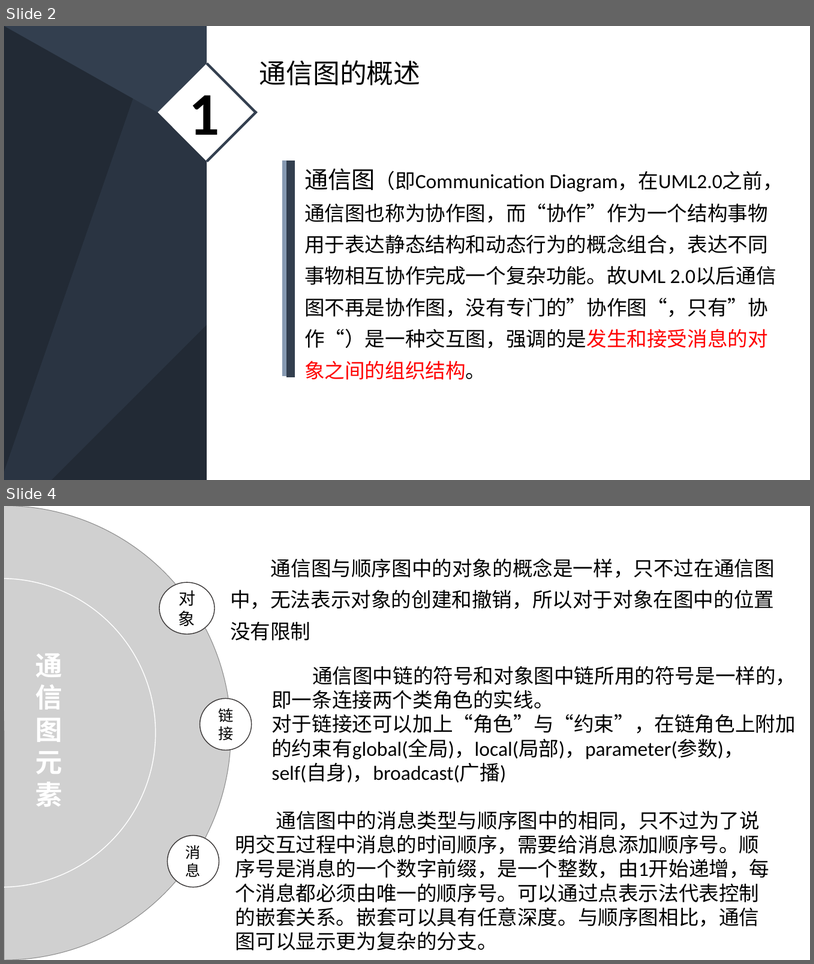
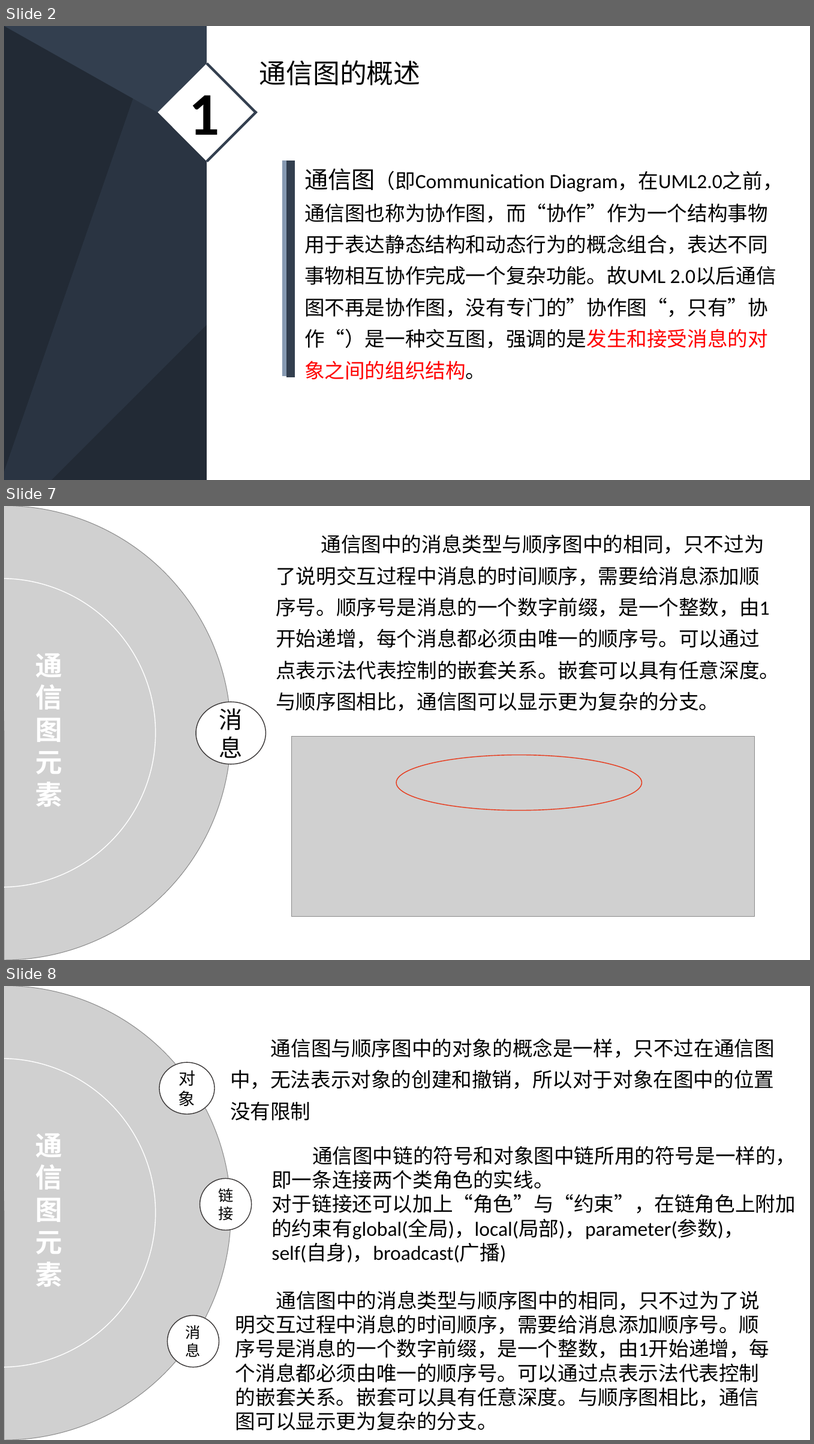
Before and after one commit to PRD2018-G03/PRD2018-G03-SoftwareEngineeringProject, a slide deck: 非受控文档/2_叶柏成/PPT/UML基础1.pptx. Shown one above the other, each under a label of ours: slides 2 and 4 before the commit, slides 2, 7 and 8 after it; the slides between them are not shown. The pictures are 814x964 and 814x1444 pixels, drawn with LibreOffice and Linux fonts; fonts in the diff are those of the drawing; grey boxes stand for pictures. Boxes give left, top, right and bottom in pixels: in the first picture for what was removed or moved away, otherwise in the second. Text is boxed around its words. In the diff, an @@ line names an element or a change of style, - is before the commit and + after.

```diff
--- a/非受控文档/2_叶柏成/PPT/UML基础1.pptx
+++ b/非受控文档/2_叶柏成/PPT/UML基础1.pptx
@@ slide 7 added at (4,506,810,960), background #FFFFFF @@
@@ picture added at (4,506,231,960) @@
@@ text added at (276,534,780,711), 24 pt, text #000000 @@
+通信图中的消息类型与顺序图中的相同，只不过为了说明交互过程中消息的时间顺序，需要给消息添加顺序号。顺序号是消息的一个数字前缀，是一个整数，由1开始递增，每个消息都必须由唯一的顺序号。可以通过点表示法代表控制的嵌套关系。嵌套可以具有任意深度。与顺序图相比，通信图可以显示更为复杂的分支。
@@ ellipse added at (4,579,156,887), outline #FFFFFF 1 pt @@
@@ text added at (35,654,62,807), 32 pt, text #FFFFFF, bold @@
+通信图元素
@@ ellipse added at (197,702,266,765), fill #FFFFFF, outline #3B3838 1 pt, 28 pt, text #000000 @@
+消息
@@ picture added at (291,736,755,916) @@
@@ ellipse added at (396,754,642,810), outline #E73A1C 1 pt @@
@@ what was slide 4 is now slide 8 @@
```
Also in this commit, not shown: 4 slides changed, 5 other slides added.
